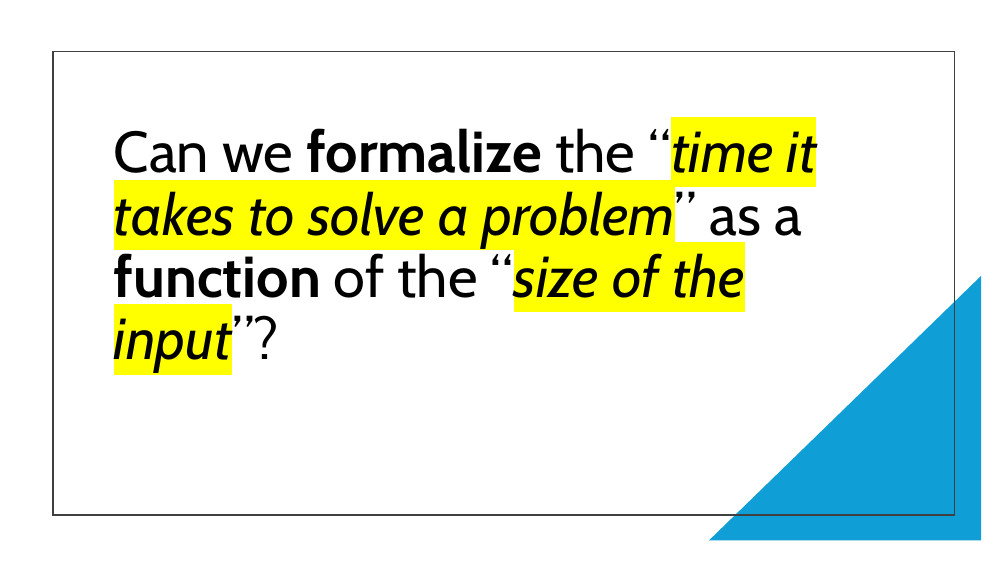
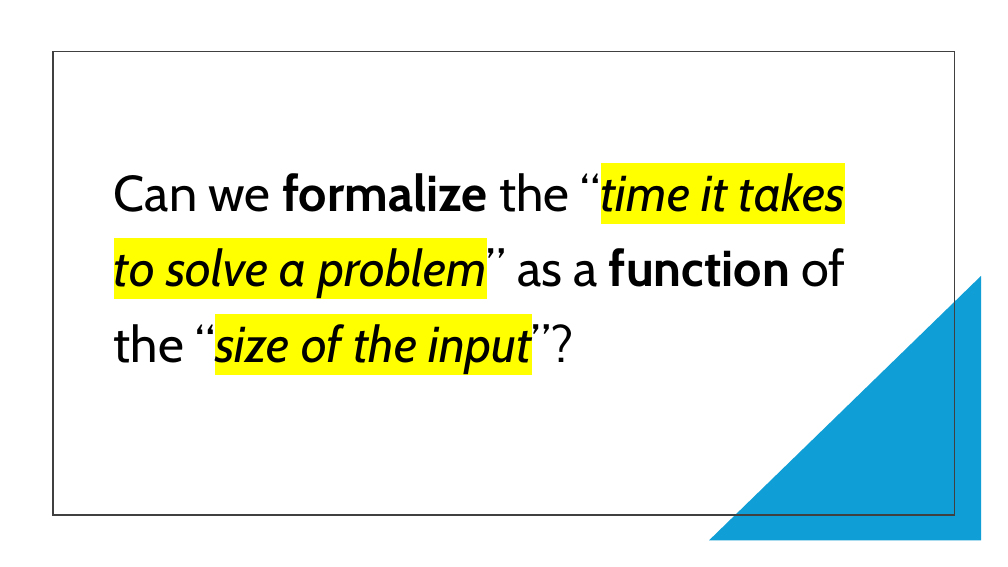
Before and after one commit to RobertNagy299/dsa-i-teaching, a slide deck: slide 24 of MyOwnPresentations/Data Structures and Algorithms I.pptx. Drawn at 1008x567 pixels with LibreOffice and Linux fonts; fonts in the diff are those of the drawing. Boxes give left, top, right and bottom in pixels: in the first picture for what was removed or moved away, otherwise in the second. Text is boxed around its words. In the diff, an @@ line names an element or a change of style, - is before the commit and + after.

```diff
--- a/MyOwnPresentations/Data Structures and Algorithms I.pptx
+++ b/MyOwnPresentations/Data Structures and Algorithms I.pptx
@@ title "Can we formalize the “time ..." at (114, 169, 845, 373): size 55 to 48 pt; line spacing 0.9 to 1.25 @@
```
Also in this commit, not shown: 1 other slide changed, 2 other files.
